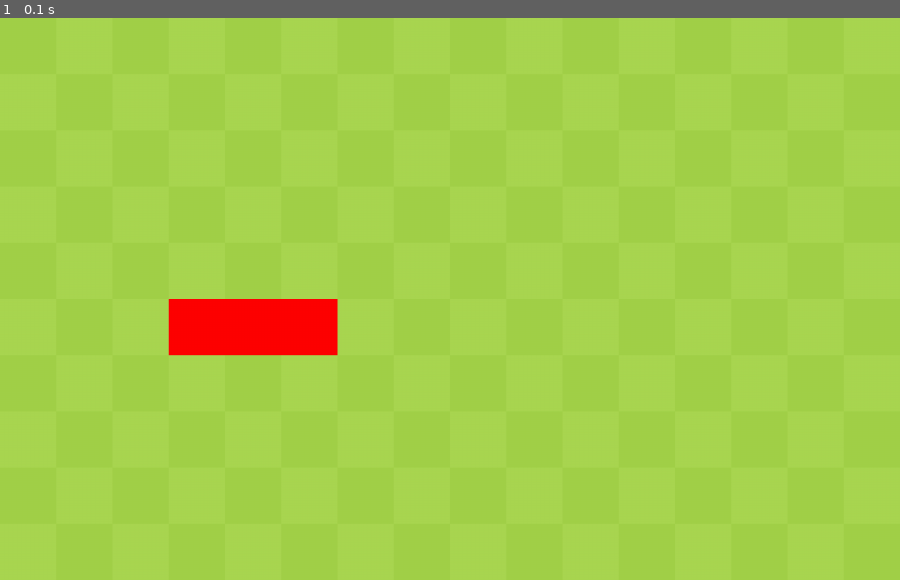
Above: before the commit, frame 1.
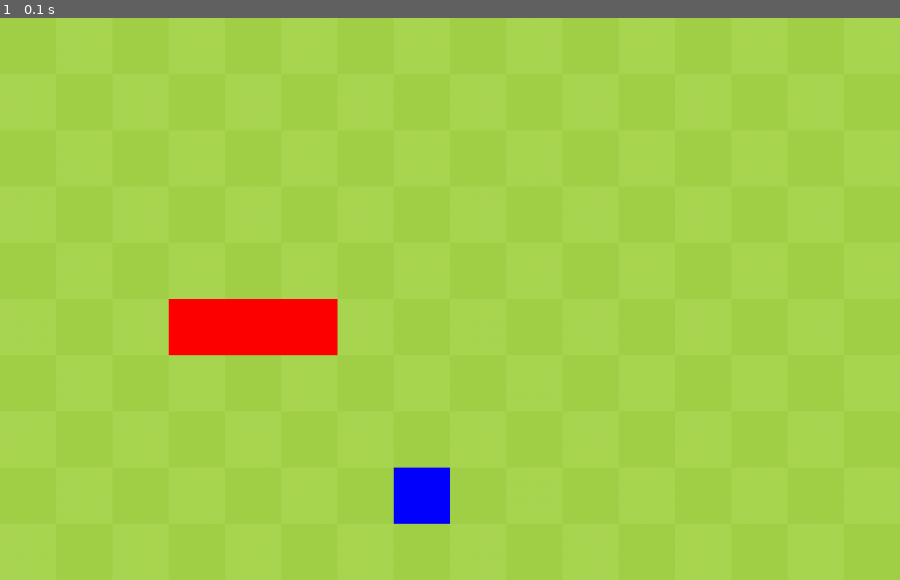
Above: after the commit, the same moment.

Repository: ohdana/Build-a-Snake-Clone-with-Pygame
Game: pygame game, started from code/main.py
Two runs of this game, one before a commit and one after it. Both use one fixed random seed, a clock stepped at 60 frames per second and the inputs below.
Inputs:
- Up to frame 1 (0.1 s): no input

The runs differ from the first frame. In frame 1, 0.6% of the frame differs, in the area x 43-50%, y 79-91%.

Commit message:
Apple Setup

Diff:
--- /dev/null
+++ b/code/apple.py
@@ -0,0 +1,16 @@
+from settings import *
+from random import choice
+
+class Apple:
+    def __init__(self, unavailable_pos):
+        self.display_surface = pygame.display.get_surface()
+        self.set_pos(unavailable_pos)
+
+    def set_pos(self, unavailable_pos):
+        available_pos = [pygame.Vector2(x, y) for x in range(COLS) for y in range(ROWS)
+                         if pygame.Vector2(x, y) not in unavailable_pos]
+        self.pos = pygame.Vector2(choice(available_pos))
+
+    def draw(self):
+        rect = pygame.Rect(self.pos.x * CELL_SIZE, self.pos.y * CELL_SIZE, CELL_SIZE, CELL_SIZE)
+        pygame.draw.rect(self.display_surface, 'blue', rect)
--- a/code/main.py
+++ b/code/main.py
@@ -1,6 +1,7 @@
 from settings import *
 
 from snake import Snake
+from apple import Apple
 
 class Main:
     def __init__(self):
@@ -14,7 +15,7 @@
         self.bg_rects = [pygame.Rect((col + row % 2) * CELL_SIZE, row * CELL_SIZE, CELL_SIZE, CELL_SIZE)
                          for col in range(0, COLS, 2) for row in range(ROWS)]
         self.snake = Snake()
-
+        self.apple = Apple(self.snake.body)
 
     def draw_bg(self):
         for rect in self.bg_rects:
@@ -30,6 +31,7 @@
             self.display_surface.fill(LIGHT_GREEN)
             self.draw_bg()
             self.snake.draw()
+            self.apple.draw()
             pygame.display.update()
 
 if __name__ == '__main__':
